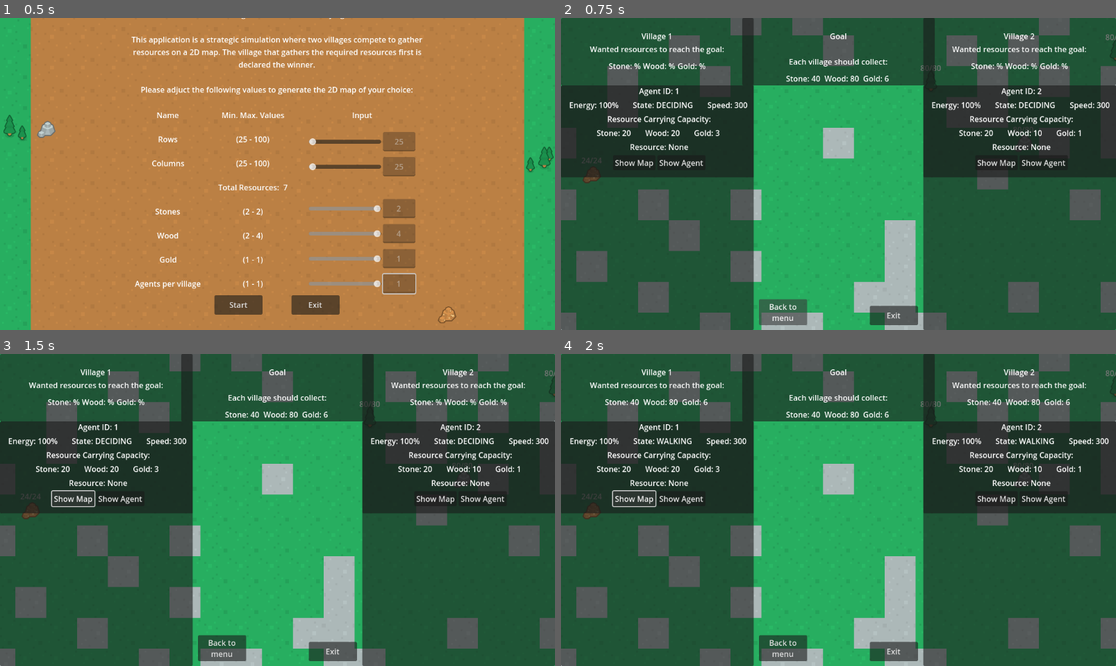
Above: before the commit, frames 1-4 (two rows, left to right).
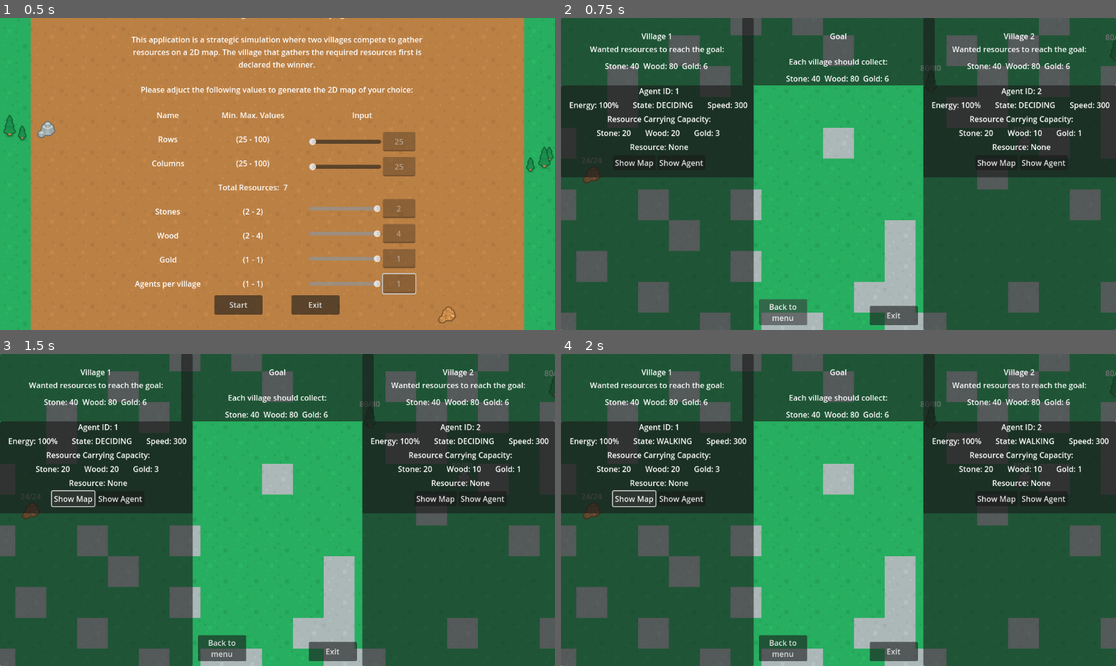
Above: after the commit, the same moments.

Repository: ApostolisSiampanis/intelligent-agents
Game: Godot game, scene res://scenes/input_screen.tscn
Two runs of this game, one before a commit and one after it. Both use one fixed random seed, a clock stepped at 60 frames per second and the inputs below.
Inputs:
- Up to frame 1 (0.5 s): no input
- Up to frame 2 (0.75 s): click "Start" at 0.5 s
- Up to frame 3 (1.5 s): click "Show Map" at 1.25 s
- Up to frame 4 (2 s): no input

Frame 1 is identical in both runs. In frame 2, 0.5% of the frame differs, in the area x 7-92%, y 14-17%; in frame 3, 0.5%; in frame 4, nothing differs.

Commit message:
- Remove goal labels - add them to map_generator.gd

Diff:
--- a/scenes/map_generator.tscn
+++ b/scenes/map_generator.tscn
@@ -238,6 +238,7 @@
 theme_override_constants/separation = -10
 
 [node name="PanelGoal" type="Panel" parent="UILayer"]
+unique_name_in_owner = true
 custom_minimum_size = Vector2(400, 140)
 anchors_preset = 5
 anchor_left = 0.5
@@ -266,6 +267,7 @@
 horizontal_alignment = 1
 
 [node name="HBoxContainerGoal" type="HBoxContainer" parent="UILayer/PanelGoal/VBoxContainer"]
+unique_name_in_owner = true
 custom_minimum_size = Vector2(0, 40)
 layout_mode = 2
 alignment = 1
--- a/scripts/game_manager.gd
+++ b/scripts/game_manager.gd
@@ -2,8 +2,24 @@
 
 class_name GameManager
 
+@onready var label_village_1_stone = %LabelVillage1Stone
+@onready var label_village_1_wood = %LabelVillage1Wood
+@onready var label_village_1_gold = %LabelVillage1Gold
+
+@onready var label_village_2_stone = %LabelVillage2Stone
+@onready var label_village_2_wood = %LabelVillage2Wood
+@onready var label_village_2_gold = %LabelVillage2Gold
+
+@onready var label_goal_stone = %LabelGoalStone
+@onready var label_goal_wood = %LabelGoalWood
+@onready var label_goal_gold = %LabelGoalGold
+
 var village_1: Village
 var village_2: Village
+
+func _ready():
+	set_goal_labels()
+	_update_remaining_resources()
 
 func drop_resource(agent: Agent) -> void:
 	var resource = agent.current_carrying_resource
@@ -14,10 +30,26 @@
 	village.add_resource(resource)
 	agent.current_carrying_resource = null
 
-	# TODO: Update remaining resources labels
+	_update_remaining_resources()
 
 	# Check for game end
 	if is_game_finished(village): finish_game()
+
+
+
+func set_goal_labels():
+	label_goal_stone.text = "Stone: %s " % str(village_2.target_stone_quantity)
+	label_goal_wood.text = "Wood: %s " % str(village_2.target_wood_quantity)
+	label_goal_gold.text = "Gold: %s " % str(village_2.target_gold_quantity)
+
+func set_village_labels(label_stone, label_wood, label_gold, village):
+	var village_stone = village.target_stone_quantity - village.current_stone_quantity
+	var village_wood = village.target_wood_quantity - village.current_wood_quantity
+	var village_gold = village.target_gold_quantity - village.current_gold_quantity
+
+	label_stone.text = "Stone: %s " % str(village_stone)
+	label_wood.text = "Wood: %s " % str(village_wood)
+	label_gold.text = "Gold: %s " % str(village_gold)
 
 func eliminate(agent: Agent) -> void:
 	var village = agent.village
@@ -34,6 +66,10 @@
 		Village.ResourceType.GOLD: tile_type = Common.TileType.GOLD
 
 	agent.change_goal(tile_type)
+
+func _update_remaining_resources():
+	set_village_labels(label_village_1_stone, label_village_1_wood, label_village_1_gold, village_1)
+	set_village_labels(label_village_2_stone, label_village_2_wood, label_village_2_gold, village_2)
 
 func is_game_finished(village: Village) -> bool:
 	return village.is_goal_completed()
--- a/scripts/map_generator.gd
+++ b/scripts/map_generator.gd
@@ -5,19 +5,7 @@
 
 
 @onready var v_box_container_village_1_info_cards = %VBoxContainerVillage1InfoCards
-@onready var label_village_1_stone = %LabelVillage1Stone
-@onready var label_village_1_wood = %LabelVillage1Wood
-@onready var label_village_1_gold = %LabelVillage1Gold
-
 @onready var v_box_container_village_2_info_cards = %VBoxContainerVillage2InfoCards
-@onready var label_village_2_stone = %LabelVillage2Stone
-@onready var label_village_2_wood = %LabelVillage2Wood
-@onready var label_village_2_gold = %LabelVillage2Gold
-
-@onready var label_goal_stone = %LabelGoalStone
-@onready var label_goal_wood = %LabelGoalWood
-@onready var label_goal_gold = %LabelGoalGold
-
 
 @onready var timer = %Timer
 @onready var game_manager = %GameManager
@@ -97,10 +85,6 @@
 	# Place agents into the tile map to start exploring
 	for agent in agents_array:
 		add_child(agent)
-
-	label_goal_stone.text = "Stone: %s " % str(game_manager.village_1.target_stone_quantity)
-	label_goal_wood.text = "Wood: %s " % str(game_manager.village_1.target_wood_quantity)
-	label_goal_gold.text = "Gold: %s " % str(game_manager.village_1.target_gold_quantity)
 
 func generate_map(map: Array, available_rows: Array) -> void:
 	"""
@@ -325,26 +309,3 @@
 			if cell != null:
 				set_cell(2, Vector2i(x, y), -1)
 	print("Previous highlighted tiles CLEARED!")
-
-	# TODO: Move them to the GameManager
-	label_goal_stone.text = "Stone: %s " % str(game_manager.village_1.target_stone_quantity)
-	label_goal_wood.text = "Wood: %s " % str(game_manager.village_1.target_wood_quantity)
-	label_goal_gold.text = "Gold: %s " % str(game_manager.village_1.target_gold_quantity)
-
-func _update_remaining_resources():
-	# TODO: Move them to the GameManager
-	var village_1_stone = game_manager.village_1.target_stone_quantity - game_manager.village_1.current_stone_quantity
-	var village_1_wood = game_manager.village_1.target_wood_quantity - game_manager.village_1.current_wood_quantity
-	var village_1_gold = game_manager.village_1.target_gold_quantity - game_manager.village_1.current_gold_quantity
-
-	label_village_1_stone.text = "Stone: %s " % str(village_1_stone)
-	label_village_1_wood.text = "Wood: %s " % str(village_1_wood)
-	label_village_1_gold.text = "Gold: %s " % str(village_1_gold)
-
-	var village_2_stone = game_manager.village_2.target_stone_quantity - game_manager.village_2.current_stone_quantity
-	var village_2_wood = game_manager.village_2.target_wood_quantity - game_manager.village_2.current_wood_quantity
-	var village_2_gold = game_manager.village_2.target_gold_quantity - game_manager.village_2.current_gold_quantity
-
-	label_village_2_stone.text = "Stone: %s " % str(village_2_stone)
-	label_village_2_wood.text = "Wood: %s " % str(village_2_wood)
-	label_village_2_gold.text = "Gold: %s " % str(village_2_gold)
